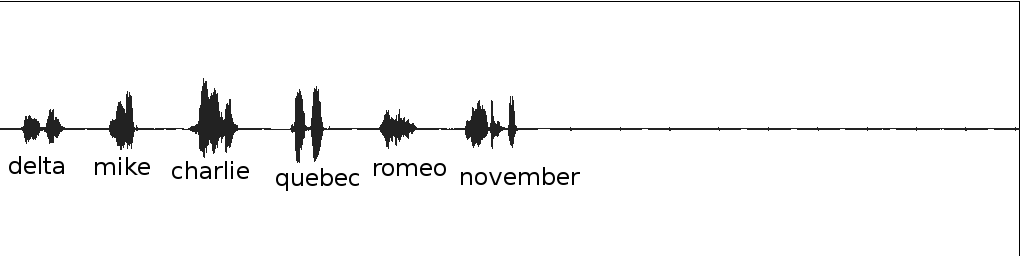
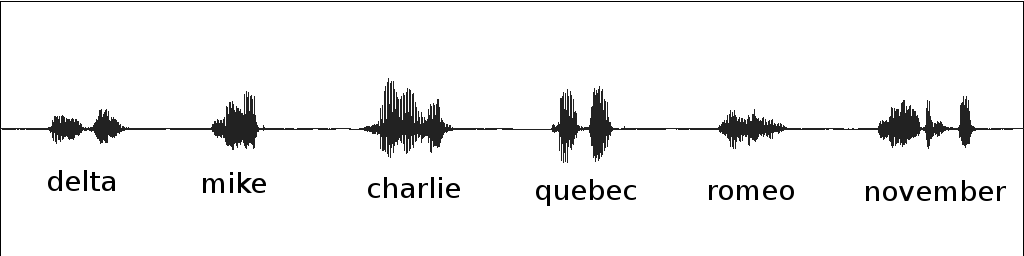
Two versions of the same layered image (1024x256). Layer-by-layer changes:
renamed "mike" to "november", moved it above "romeo", painted on it over (x1=95, y1=157, x2=1006, y2=201)
renamed "november" to "romeo", painted on it over (x1=461, y1=167, x2=794, y2=200)
removed layer "quebec ..." over (x1=276, y1=168, x2=359, y2=191)
removed layer "romeo" over (x1=374, y1=163, x2=446, y2=176)
renamed "charlie" to "quebec", painted on it over (x1=172, y1=161, x2=636, y2=206)
renamed "delta" to "charlie", painted on it over (x1=9, y1=156, x2=460, y2=198)
added layer "mike" above "delta" over (x1=203, y1=172, x2=266, y2=193)
added layer "delta" above "audio.png" over (x1=48, y1=170, x2=115, y2=191)
painted on "audio.png" over (x1=0, y1=1, x2=1024, y2=256)
